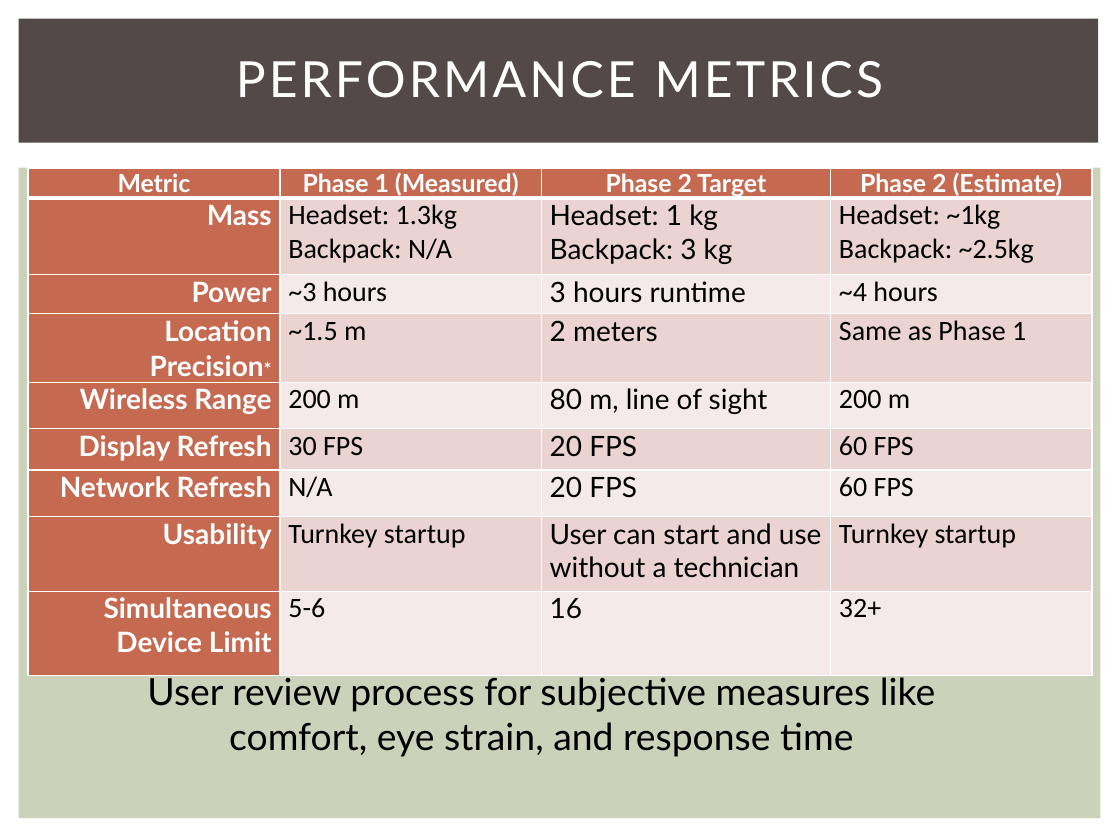
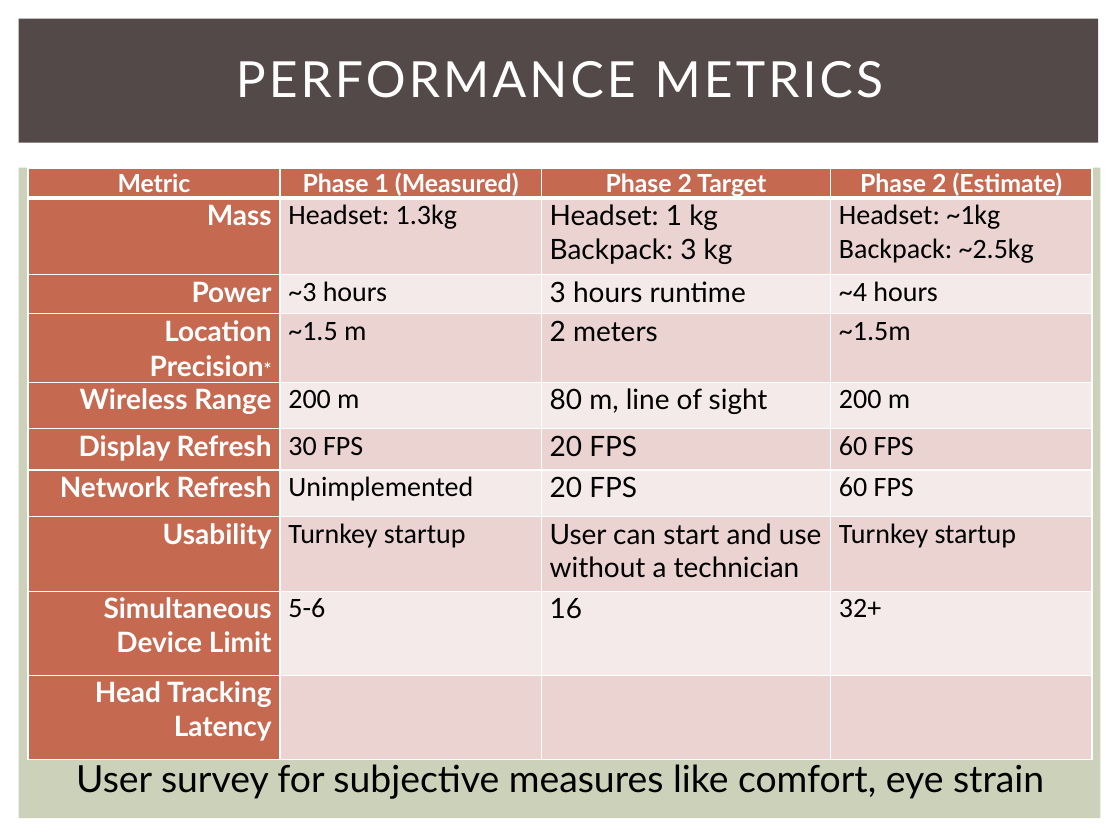
Before and after one commit to snowpuppy/augreality, a slide deck: slide 10 of doc/AugRealityMidReview.pptx. Drawn at 1120x840 pixels with LibreOffice and Linux fonts; fonts in the diff are those of the drawing. Boxes give left, top, right and bottom in pixels: in the first picture for what was removed or moved away, otherwise in the second. Text is boxed around its words. In the diff, an @@ line names an element or a change of style, - is before the commit and + after.

```diff
--- a/doc/AugRealityMidReview.pptx
+++ b/doc/AugRealityMidReview.pptx
@@ table at [28,168,1091,745] @@
-row 2, column 2: Headset: 1.3kg / Backpack: N/A
+row 2, column 2: Headset: 1.3kg
-row 4, column 4: Same as Phase 1
+row 4, column 4: ~1.5m
-row 7, column 2: N/A
+row 7, column 2: Unimplemented
+row 10: Head Tracking Latency |  |  | 
@@ text at [76,759,1044,799]: text changed @@
-User review process for subjective measures like comfort, eye strain, and response time
+User survey for subjective measures like comfort, eye strain
```
Also in this commit, not shown: 7 other slides changed, 1 slide added.
